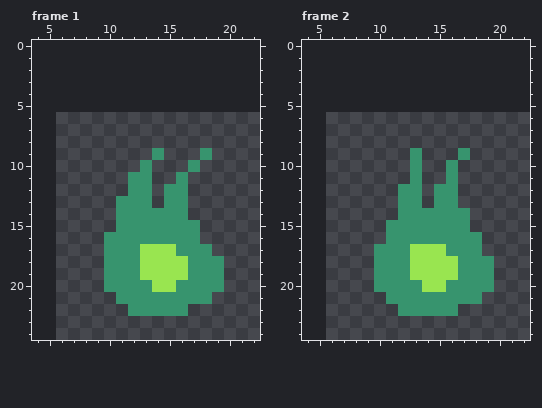
One commit to this pixel-art file: wisp_v02.aseprite. Above, as it was before the edit.
20x20 pixels, 2 frames. Shown: frame 1: x 4..22, y 0..24; frame 2: x 4..22, y 0..24. The old version is drawn lined up with the new one, on the new canvas. The commit also changed other frames, which this record leaves out.
The result:
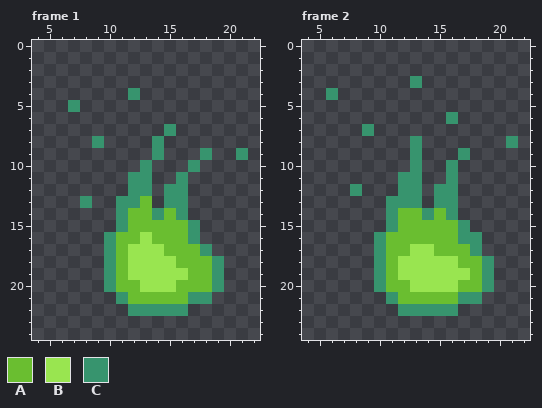
Palette (. is transparent): A #6abe30  B #99e550  C #37946e
From the commit log: Finished version 2 of player sprite
The exact change:
{"change": "canvas 20x20 -> 32x32, the old top-left corner now at 6,6"}
{"where": "frame 1"}
{"frame":1,"y":4,"x":12,"old":".","new":"C"}
{"frame":1,"y":5,"x":7,"old":".","new":"C"}
{"frame":1,"y":7,"x":15,"old":".","new":"C"}
{"frame":1,"y":8,"x":9,"old":".","new":"C"}
{"frame":1,"y":8,"x":14,"old":".","new":"C"}
{"frame":1,"y":9,"x":21,"old":".","new":"C"}
{"frame":1,"y":13,"x":8,"old":".","new":"C"}
{"frame":1,"y":13,"x":13,"old":"C","new":"A"}
{"frame":1,"y":14,"x":12,"old":"CC","new":"AA"}
{"frame":1,"y":14,"x":15,"old":"C","new":"A"}
{"frame":1,"y":15,"x":12,"old":"CCCCC","new":"AAAAA"}
{"frame":1,"y":16,"x":11,"old":"CCCCCC","new":"AABAAA"}
{"frame":1,"y":17,"x":11,"old":"CC","new":"AB"}
{"frame":1,"y":17,"x":15,"old":"BCC","new":"AAA"}
{"frame":1,"y":18,"x":11,"old":"CC","new":"AB"}
{"frame":1,"y":18,"x":16,"old":"BCC","new":"AAA"}
{"frame":1,"y":19,"x":11,"old":"CC","new":"AB"}
{"frame":1,"y":19,"x":17,"old":"CC","new":"AA"}
{"frame":1,"y":20,"x":11,"old":"CCC","new":"AAB"}
{"frame":1,"y":20,"x":16,"old":"CCC","new":"AAA"}
{"frame":1,"y":21,"x":12,"old":"CCCCC","new":"AAAAA"}
{"where": "frame 2"}
{"frame":2,"y":3,"x":13,"old":".","new":"C"}
{"frame":2,"y":4,"x":6,"old":".","new":"C"}
{"frame":2,"y":6,"x":16,"old":".","new":"C"}
{"frame":2,"y":7,"x":9,"old":".","new":"C"}
{"frame":2,"y":8,"x":13,"old":".","new":"C"}
{"frame":2,"y":8,"x":21,"old":".","new":"C"}
{"frame":2,"y":11,"x":12,"old":".","new":"C"}
{"frame":2,"y":12,"x":8,"old":".","new":"C"}
{"frame":2,"y":13,"x":11,"old":".","new":"C"}
{"frame":2,"y":14,"x":11,"old":".CC","new":"CAA"}
{"frame":2,"y":14,"x":15,"old":"C","new":"A"}
{"frame":2,"y":14,"x":17,"old":"C","new":"."}
{"frame":2,"y":15,"x":12,"old":"CCCCC","new":"AAAAA"}
{"frame":2,"y":16,"x":10,"old":".CCCCCC","new":"CAAAAAA"}
{"frame":2,"y":17,"x":11,"old":"CC","new":"AA"}
{"frame":2,"y":17,"x":15,"old":"BCC","new":"AAA"}
{"frame":2,"y":18,"x":11,"old":"CC","new":"AB"}
{"frame":2,"y":18,"x":17,"old":"CC","new":"AA"}
{"frame":2,"y":19,"x":11,"old":"CC","new":"AB"}
{"frame":2,"y":19,"x":17,"old":"CC","new":"BA"}
{"frame":2,"y":20,"x":11,"old":"CCC","new":"AAB"}
{"frame":2,"y":20,"x":16,"old":"CCC","new":"BAA"}
{"frame":2,"y":21,"x":12,"old":"CCCCC","new":"AAAAA"}
{"label":"added","picture_box":[68,88,176,148]}
{"label":"added","picture_box":[236,148,248,160]}
{"label":"changed","picture_box":[80,196,212,304]}
{"label":"changed","picture_box":[326,76,518,304]}
